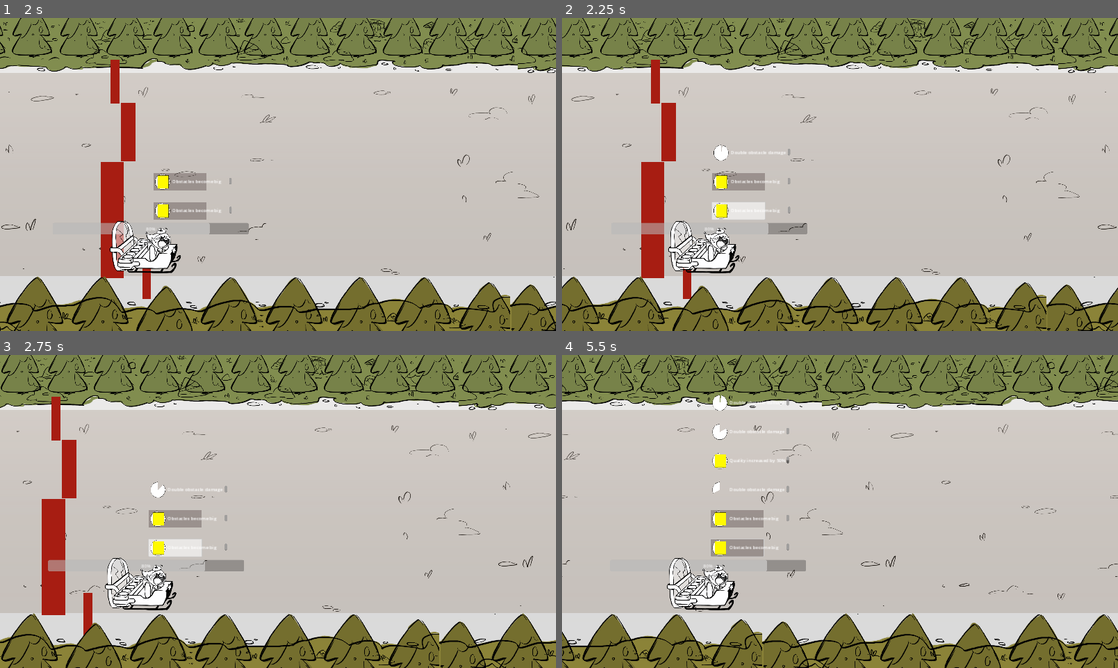
Above: before the commit, frames 1-4 (two rows, left to right).
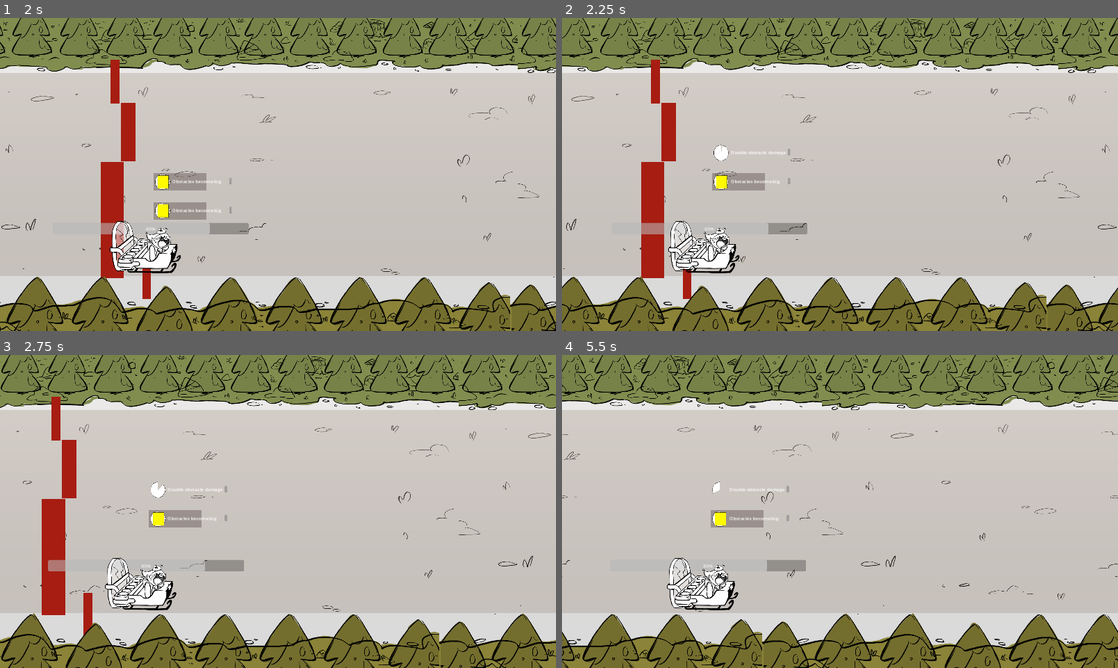
Above: after the commit, the same moments.

Repository: hsandt/ld53
Game: Godot game, scene res://scenes/test/art_level.tscn
The game is run twice, just before and just after one commit, with the same random seed, the same clock (stepped at 60 frames per second) and the same inputs. This scene is started directly instead of the project's main scene.
Inputs (mouse positions are in pixels of both pictures, inside the frame that each line leads up to):
- Up to frame 1 (2 s): tap Enter (ui_accept) at 0.5, 0.77, 1.52 s; move the mouse to (400, 158) at 0.52 s; hold Right (ui_right) 0.53-1.28 s; hold M (app_next_resolution) 0.53-1.28 s; click (400, 158) at 0.67 s; move the mouse to (166, 190) at 1.27 s; hold S (down) from 1.28 s (still down); tap N (app_prev_resolution) at 1.35 s
- Up to frame 2 (2.25 s): release S (down) at 2 s; click (745, 212) at 2.02 s
- Up to frame 3 (2.75 s): no input
- Up to frame 4 (5.5 s): move the mouse to (895, 442) at 2.77 s; hold Right (ui_right) 2.78-3.53 s; hold M (app_next_resolution) 2.78-3.53 s; move the mouse to (812, 574) at 3.52 s; hold Up (ui_up) 3.53-4.28 s; tap N (app_prev_resolution) at 3.6, 5.1 s; click (812, 574) at 3.67 s; tap Enter (ui_accept) at 3.77, 4.52, 5.27 s; move the mouse to (1006, 558) at 4.27 s; hold M (app_next_resolution) 4.28-5.03 s; hold Left (ui_left) from 4.28 s (still down); move the mouse to (673, 464) at 5.02 s

Frame 1 is identical in both runs. In frame 2, 0.5% of the frame differs, in the area x 27-41%, y 58-65%; in frame 3, 0.5%; in frame 4, 0.9%, in the area x 26-41%, y 12-65%.

Commit message:
[SFX] Play explosion SFX on consume spark (burst)

Diff:
--- /dev/null
+++ b/prefabs/ingame/fx/explosion.tscn
@@ -0,0 +1,20 @@
+[gd_scene load_steps=3 format=3 uid="uid://rvie2lk2ka6u"]
+
+[ext_resource type="Script" path="res://scripts/ingame/fx/explosion.gd" id="1_u38ln"]
+[ext_resource type="AudioStream" uid="uid://bynbjdvf5yk4v" path="res://audio/sfx/explosion_1 WIP.ogg" id="1_ys2kt"]
+
+[node name="explosion" type="Node2D"]
+script = ExtResource("1_u38ln")
+
+[node name="AnimatedSprite2D TODO" type="AnimatedSprite2D" parent="."]
+
+[node name="AudioStreamPlayer" type="AudioStreamPlayer" parent="."]
+stream = ExtResource("1_ys2kt")
+bus = &"SFX"
+
+[node name="FreeTimer" type="Timer" parent="."]
+wait_time = 2.0
+one_shot = true
+autostart = true
+
+[connection signal="timeout" from="FreeTimer" to="." method="_on_free_timer_timeout"]
--- a/scenes/test/art_level.tscn
+++ b/scenes/test/art_level.tscn
@@ -1,6 +1,7 @@
-[gd_scene load_steps=11 format=3 uid="uid://ssep3fv1vsc8"]
+[gd_scene load_steps=12 format=3 uid="uid://ssep3fv1vsc8"]
 
 [ext_resource type="PackedScene" uid="uid://bkxvhy0xyc6my" path="res://prefabs/ingame/in_game_manager.tscn" id="1_r0yvm"]
+[ext_resource type="AudioStream" uid="uid://ddhkhbl82shqs" path="res://audio/bgm/Level_WIP.ogg" id="2_6ot5u"]
 [ext_resource type="Script" path="res://scripts/audio/MusicStreamPlayer.gd" id="2_l6ce7"]
 [ext_resource type="PackedScene" uid="uid://bigtdfruv4w60" path="res://prefabs/pause_menu_custom.tscn" id="3_1fatq"]
 [ext_resource type="PackedScene" uid="uid://4n8e4dswbycl" path="res://prefabs/ingame/player_character_body_2d.tscn" id="4_3j6cy"]
@@ -25,6 +26,7 @@
 [node name="MusicStreamPlayer" type="AudioStreamPlayer" parent="."]
 unique_name_in_owner = true
 process_mode = 3
+stream = ExtResource("2_6ot5u")
 volume_db = -10.0
 autoplay = true
 bus = &"Music"
--- a/scripts/buffs/buff.gd
+++ b/scripts/buffs/buff.gd
@@ -1,11 +1,14 @@
 extends Control
 
 @export var modifier: Modifier
+@export var explosion_prefab: PackedScene
 @onready var spark_button: Button = $spark_button
 
 func _ready():
 	assert(modifier != null,
 		"[buff] on buff '%s', modifier is not defined" % get_path())
+	assert(explosion_prefab != null,
+		"[buff] on buff '%s', explosion_prefab is not defined" % get_path())
 
 	if modifier.lucky == null and modifier.worsen == null:
 		# no further modifier, no button
@@ -15,9 +18,12 @@
 		$icon.texture=load("res://sprites/buff_icons/"+modifier.icon_path)
 
 func _on_duration_timeout():
-	queue_free()
+	# Timeout: explode without the burst effect
+	_explode()
 
 func _on_spark_button_pressed():
+	# Burst: explode with the burst effect (get lucky or worsen)
+
 	$spark_button/ui_click_sfx.play()
 	var buffs = get_parent()
 
@@ -43,3 +49,15 @@
 	else:
 		$debuff_sfx.play()
 		buffs.add(modifier.worsen)
+
+	_explode()
+
+
+func _explode():
+	_play_explosion_feedback()
+	queue_free()
+
+
+func _play_explosion_feedback():
+	var explosion = explosion_prefab.instantiate()
+	get_tree().root.add_child(explosion)
--- a/scripts/buffs/buff.tscn
+++ b/scripts/buffs/buff.tscn
@@ -1,8 +1,9 @@
-[gd_scene load_steps=12 format=3 uid="uid://n87nhvob85pn"]
+[gd_scene load_steps=13 format=3 uid="uid://n87nhvob85pn"]
 
 [ext_resource type="Texture2D" uid="uid://b7vutp6ly7tx6" path="res://sprites/cooldown_circle.png" id="1_7tibs"]
 [ext_resource type="Script" path="res://scripts/buffs/buff.gd" id="1_1562j"]
 [ext_resource type="Texture2D" uid="uid://b5d35m852wwbg" path="res://sprites/buff_icons/black_eye.png" id="2_whe62"]
+[ext_resource type="PackedScene" uid="uid://rvie2lk2ka6u" path="res://prefabs/ingame/fx/explosion.tscn" id="2_xi3r8"]
 [ext_resource type="Script" path="res://scripts/buffs/progress_bar.gd" id="3_kh3ky"]
 [ext_resource type="AudioStream" uid="uid://bg6cv3it1gsjq" path="res://audio/sfx/ui_click_1 WIP.ogg" id="4_0nxpa"]
 [ext_resource type="AudioStream" uid="uid://s0k6nyen83su" path="res://audio/sfx/spark_loop_ver2.ogg" id="6_0ukab"]
@@ -25,6 +26,7 @@
 offset_right = 63.0
 offset_bottom = 54.0
 script = ExtResource("1_1562j")
+explosion_prefab = ExtResource("2_xi3r8")
 
 [node name="icon" type="Sprite2D" parent="."]
 position = Vector2(17, 20)
--- /dev/null
+++ b/scripts/ingame/fx/explosion.gd
@@ -0,0 +1,16 @@
+extends Node2D
+
+
+@onready var sfx_player: AudioStreamPlayer = $AudioStreamPlayer
+
+
+func _ready():
+	_play_sfx()
+
+func _play_sfx():
+	sfx_player.play()
+
+# Set time before disappearing on FreeTimer
+# It must be at least as long as the SFX and the FX animation
+func _on_free_timer_timeout():
+	queue_free()
